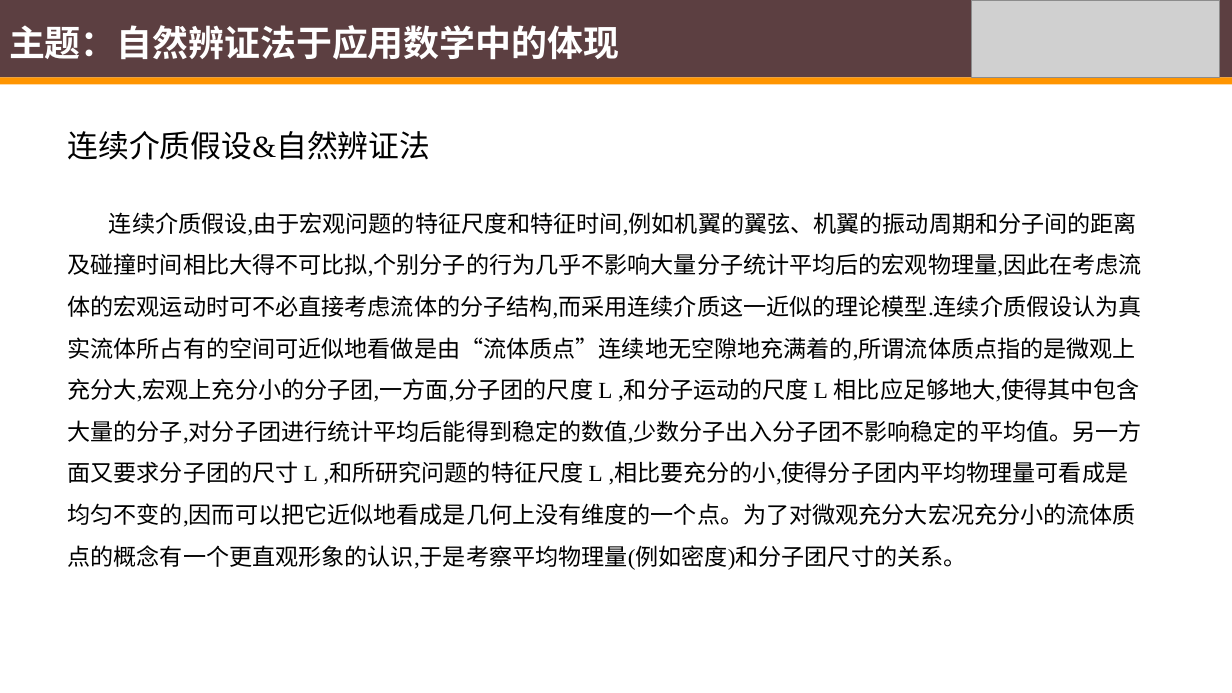
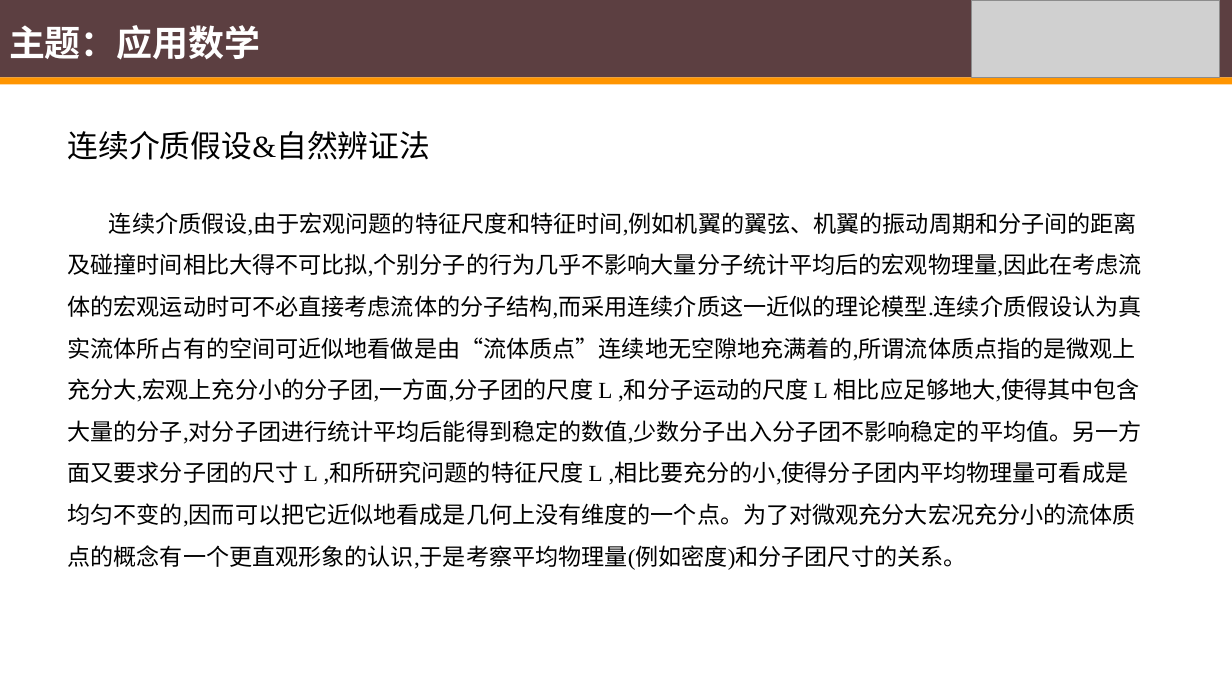
Before and after one commit to Tigerrr07/GNN-tiger, a slide deck: slide 3 of bianzheng/应数&自然辩证法.pptx (slide 2 before the commit). Drawn at 1232x693 pixels with LibreOffice and Linux fonts; fonts in the diff are those of the drawing; grey boxes stand for pictures. Boxes give left, top, right and bottom in pixels: in the first picture for what was removed or moved away, otherwise in the second. Text is boxed around its words. In the diff, an @@ line names an element or a change of style, - is before the commit and + after.

```diff
--- a/bianzheng/应数&自然辩证法.pptx
+++ b/bianzheng/应数&自然辩证法.pptx
@@ text at bbox=[9, 25, 260, 60]: text changed @@
-主题：自然辨证法于应用数学中的体现
+主题：应用数学
```
Also in this commit, not shown: 4 other slides changed, 1 slide added, 1 other file.
